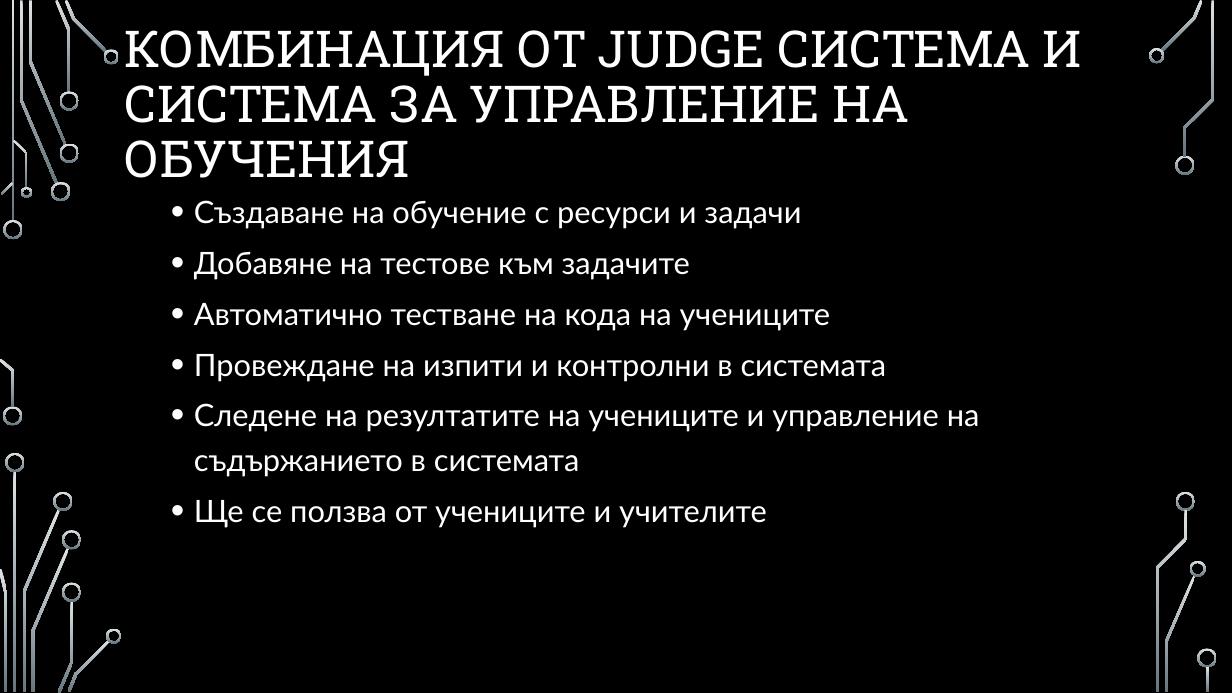
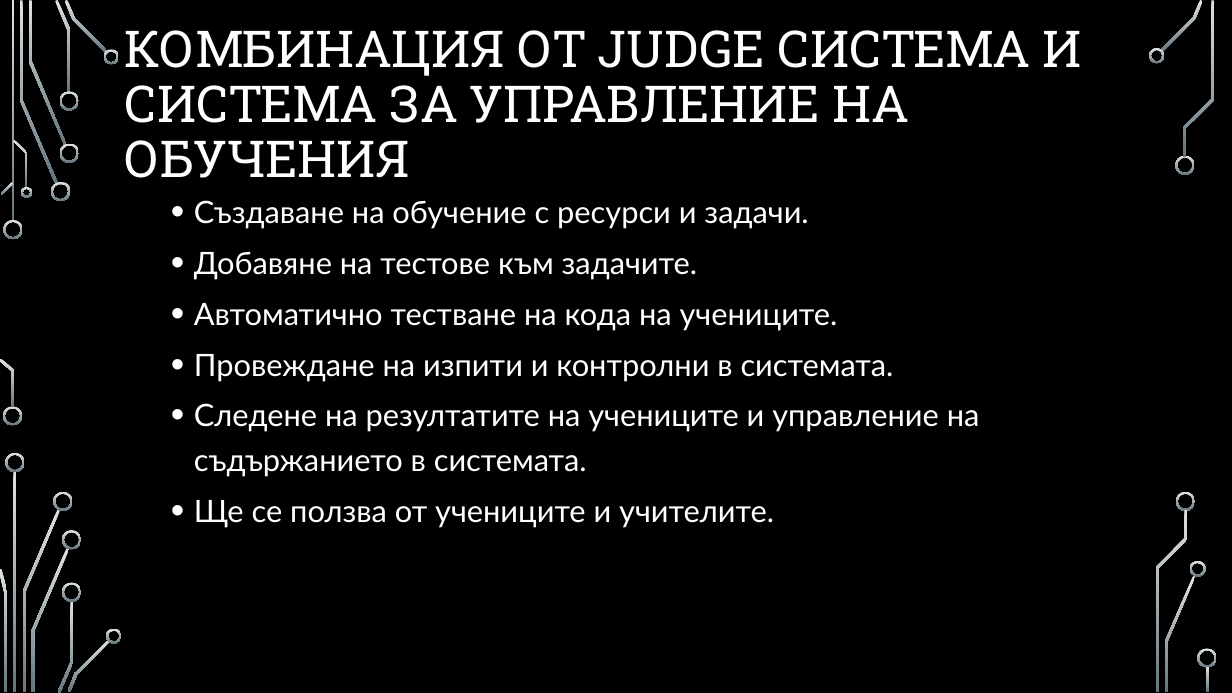
Before and after one commit to NaskoVasilev/JudgeSystem, a slide deck: slide 5 of Documentation/Next steps/How to improve Computer science education.pptx. Drawn at 1232x693 pixels with LibreOffice and Linux fonts; fonts in the diff are those of the drawing; background and template pictures are left out. Boxes give left, top, right and bottom in pixels: in the first picture for what was removed or moved away, otherwise in the second. Text is boxed around its words. In the diff, an @@ line names an element or a change of style, - is before the commit and + after.

Commit message:
Edit Judge System next steps documents

```diff
--- a/Documentation/Next steps/How to improve Computer science education.pptx
+++ b/Documentation/Next steps/How to improve Computer science education.pptx
@@ text at bbox=[194, 200, 980, 528]: text changed @@
-  • Създаване на обучение с ресурси и задачи
-  • Добавяне на тестове към задачите
-  • Автоматично тестване на кода на учениците
-  • Провеждане на изпити и контролни в системата
-  • Следене на резултатите на учениците и управление на съдържанието в системата
-  • Ще се ползва от учениците и учителите
+  • Създаване на обучение с ресурси и задачи.
+  • Добавяне на тестове към задачите.
+  • Автоматично тестване на кода на учениците.
+  • Провеждане на изпити и контролни в системата.
+  • Следене на резултатите на учениците и управление на съдържанието в системата.
+  • Ще се ползва от учениците и учителите.
```
Also in this commit, not shown: 4 other slides changed, 1 other file.
